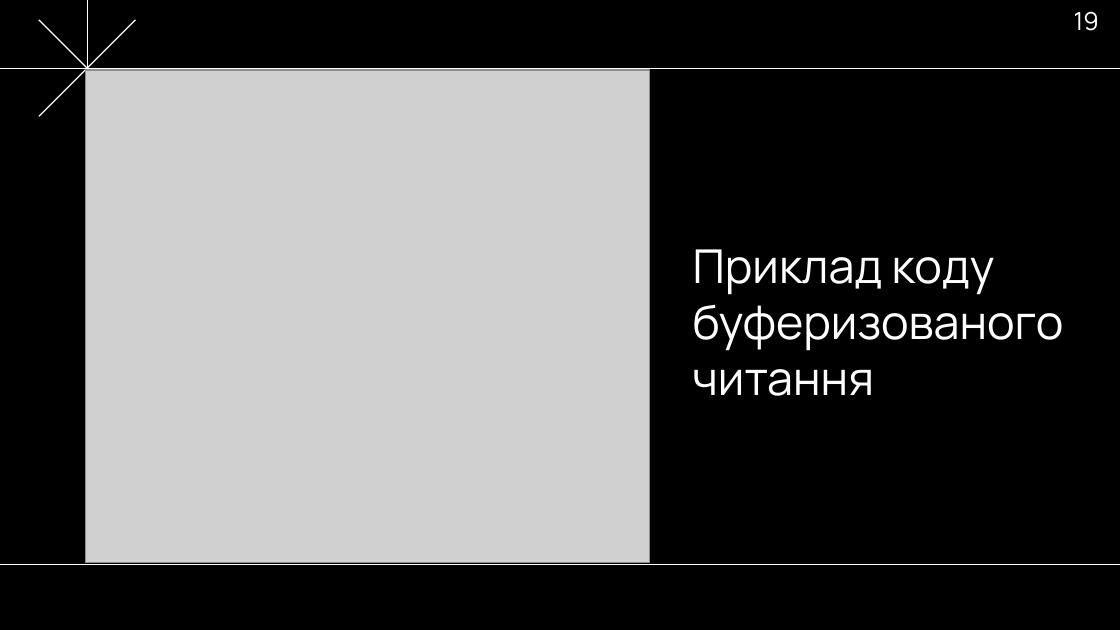
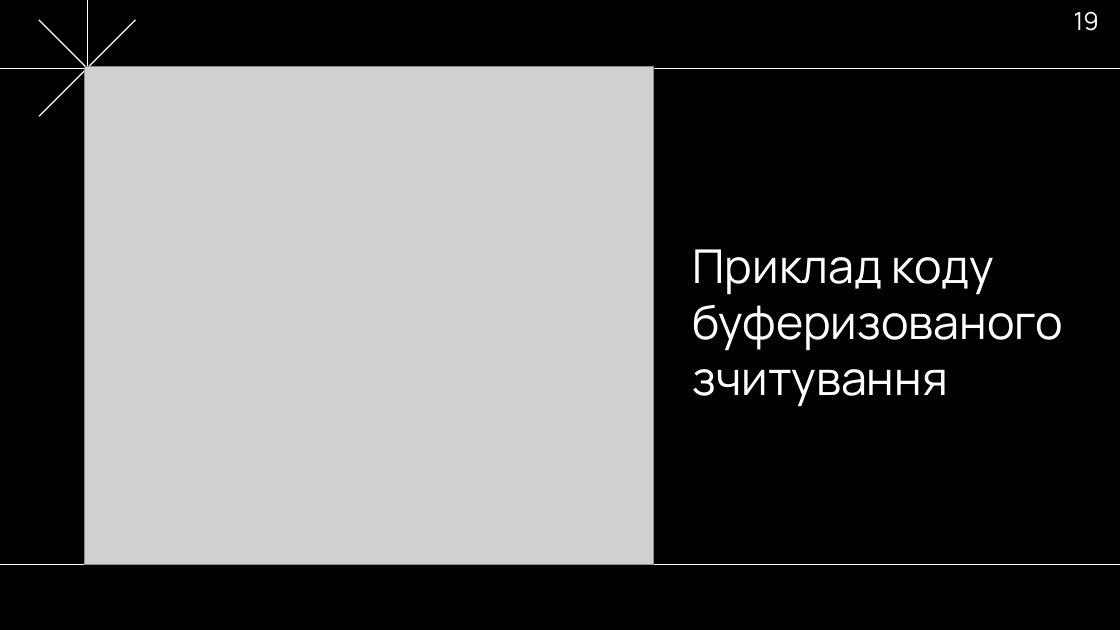
Before and after one commit to NureButsulinIhor/2025_B_PI_PZPI-21-2_Butsulin_I_O, a slide deck: slide 19 of 2025_Б_ПІ_ПЗПІ_21_2_Буцулін_І_О.pptx. Drawn at 1120x630 pixels with LibreOffice and Linux fonts; fonts in the diff are those of the drawing; grey boxes stand for pictures. Boxes give left, top, right and bottom in pixels: in the first picture for what was removed or moved away, otherwise in the second. Text is boxed around its words. In the diff, an @@ line names an element or a change of style, - is before the commit and + after.

```diff
--- a/2025_Б_ПІ_ПЗПІ_21_2_Буцулін_І_О.pptx
+++ b/2025_Б_ПІ_ПЗПІ_21_2_Буцулін_І_О.pptx
@@ picture: place and size @@
-picture at bbox=[85, 71, 650, 563]
+picture at bbox=[84, 66, 653, 564]
@@ title at bbox=[693, 249, 1064, 407]: text changed @@
-Приклад коду буферизованого читання
+Приклад коду буферизованого зчитування
```
Also in this commit, not shown: 12 other slides changed.
